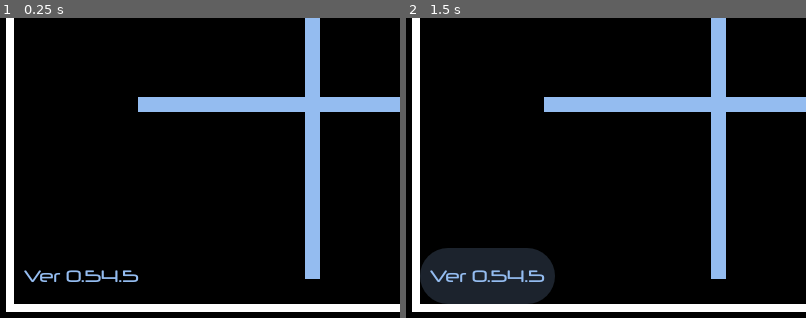
Above: before the commit, frames 1-2 (left to right).
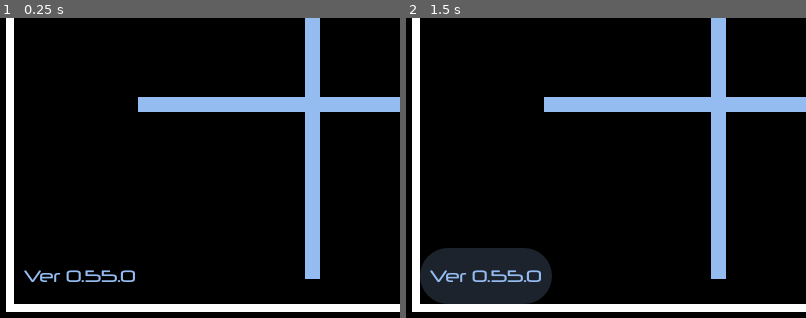
Above: after the commit, the same moments.

Repository: joshuafolkken/tic-tac-toe
Game: Godot game, scene res://scenes/main.tscn
Same seed, same stepped clock (60 frames per second), same inputs: the game is played once before the commit and once after it.
Inputs (mouse positions are % of the whole screen's width and height, from its top left):
- Up to frame 1 (0.25 s): no input
- Up to frame 2 (1.5 s): click (28, 21) at 0.52 s; click "Ver 0.54.5" (after the commit: "Ver 0.55.0") at 1.25 s
The pictures show only the part of the screen within x 0-50%, y 50-100%; the shares and areas given below are measured in that part.

The runs differ from the first frame. In frame 1, 0.2% of the frame differs, in the area x 25-35%, y 84-88%; in frame 2, 0.3%, in the area x 25-38%, y 76-96%.

Commit message:
fix: can sometimes press grid after win #168

Diff:
--- a/project.godot
+++ b/project.godot
@@ -11,7 +11,7 @@
 [application]
 
 config/name="Tic Tac Toe"
-config/version="0.54.5"
+config/version="0.55.0"
 run/main_scene="res://scenes/main.tscn"
 config/features=PackedStringArray("4.3", "GL Compatibility")
 config/icon="res://icon.svg"
--- a/tests/e2e/gameplay_test.gd
+++ b/tests/e2e/gameplay_test.gd
@@ -107,11 +107,11 @@
 
 func test_x_wins() -> void:
 	var positions := [
-		BoardPosition.new(0, 0),  # X
-		BoardPosition.new(1, 1),  # O
-		BoardPosition.new(0, 1),  # X
-		BoardPosition.new(2, 2),  # O
-		BoardPosition.new(0, 2),  # X
+		BoardPosition.new(0, 0),
+		BoardPosition.new(1, 1),
+		BoardPosition.new(0, 1),
+		BoardPosition.new(2, 2),
+		BoardPosition.new(0, 2),
 	]
 
 	for position: BoardPosition in positions:
@@ -124,12 +124,12 @@
 
 func test_o_wins() -> void:
 	var positions := [
-		BoardPosition.new(0, 0),  # X
-		BoardPosition.new(0, 1),  # O
-		BoardPosition.new(1, 0),  # X
-		BoardPosition.new(1, 1),  # O
-		BoardPosition.new(2, 2),  # X
-		BoardPosition.new(2, 1),  # O
+		BoardPosition.new(0, 0),
+		BoardPosition.new(0, 1),
+		BoardPosition.new(1, 0),
+		BoardPosition.new(1, 1),
+		BoardPosition.new(2, 2),
+		BoardPosition.new(2, 1),
 	]
 
 	for position: BoardPosition in positions:
@@ -139,19 +139,41 @@
 	assert_bool(_scene._ui_manager._status_label.visible).is_true()
 	assert_str(_scene._ui_manager._status_label.text).is_equal("O Wins!")
 
+
+func test_button_after_win() -> void:
+	var positions := [
+		BoardPosition.new(0, 0),
+		BoardPosition.new(0, 1),
+		BoardPosition.new(1, 1),
+		BoardPosition.new(1, 2),
+		BoardPosition.new(0, 2),
+		BoardPosition.new(2, 2),
+		BoardPosition.new(2, 0),
+	]
+
+	for position: BoardPosition in positions:
+		var cell := _scene._ui_manager._cell_collection.get_element(position)
+		cell._cell_button.emit_signal("pressed")
+
+	assert_bool(_scene._ui_manager._status_label.visible).is_true()
+	assert_str(_scene._ui_manager._status_label.text).is_equal("X Wins!")
+
+	var first_cell := _scene._ui_manager._cell_collection.get_element(BoardPosition.new(0, 0))
+	assert_bool(first_cell.button_visible).is_false()
+
 # func test_draw() -> void:
 # 	assert_not_yet_implemented()
 
 #var positions := [
-#BoardPosition.new(0, 0),  # X
-#BoardPosition.new(1, 1),  # O
-#BoardPosition.new(0, 2),  # X
-#BoardPosition.new(0, 1),  # O
-#BoardPosition.new(2, 0),  # X
-#BoardPosition.new(1, 0),  # O
-#BoardPosition.new(1, 2),  # X
-#BoardPosition.new(2, 1),  # O
-#BoardPosition.new(2, 2),  # X
+#BoardPosition.new(0, 0),
+#BoardPosition.new(1, 1),
+#BoardPosition.new(0, 2),
+#BoardPosition.new(0, 1),
+#BoardPosition.new(2, 0),
+#BoardPosition.new(1, 0),
+#BoardPosition.new(1, 2),
+#BoardPosition.new(2, 1),
+#BoardPosition.new(2, 2),
 #]
 #
 #for position: BoardPosition in positions:
